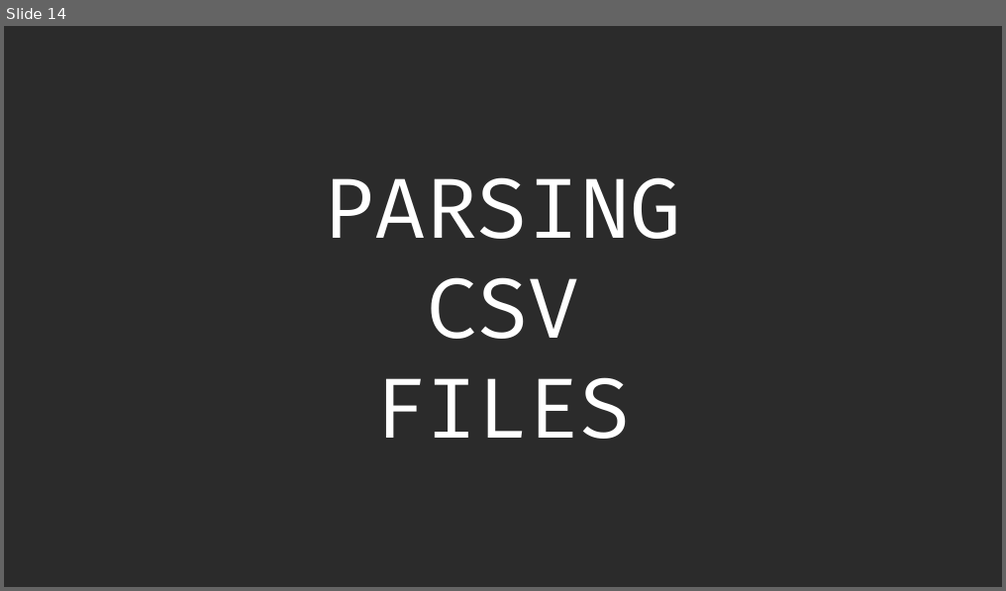
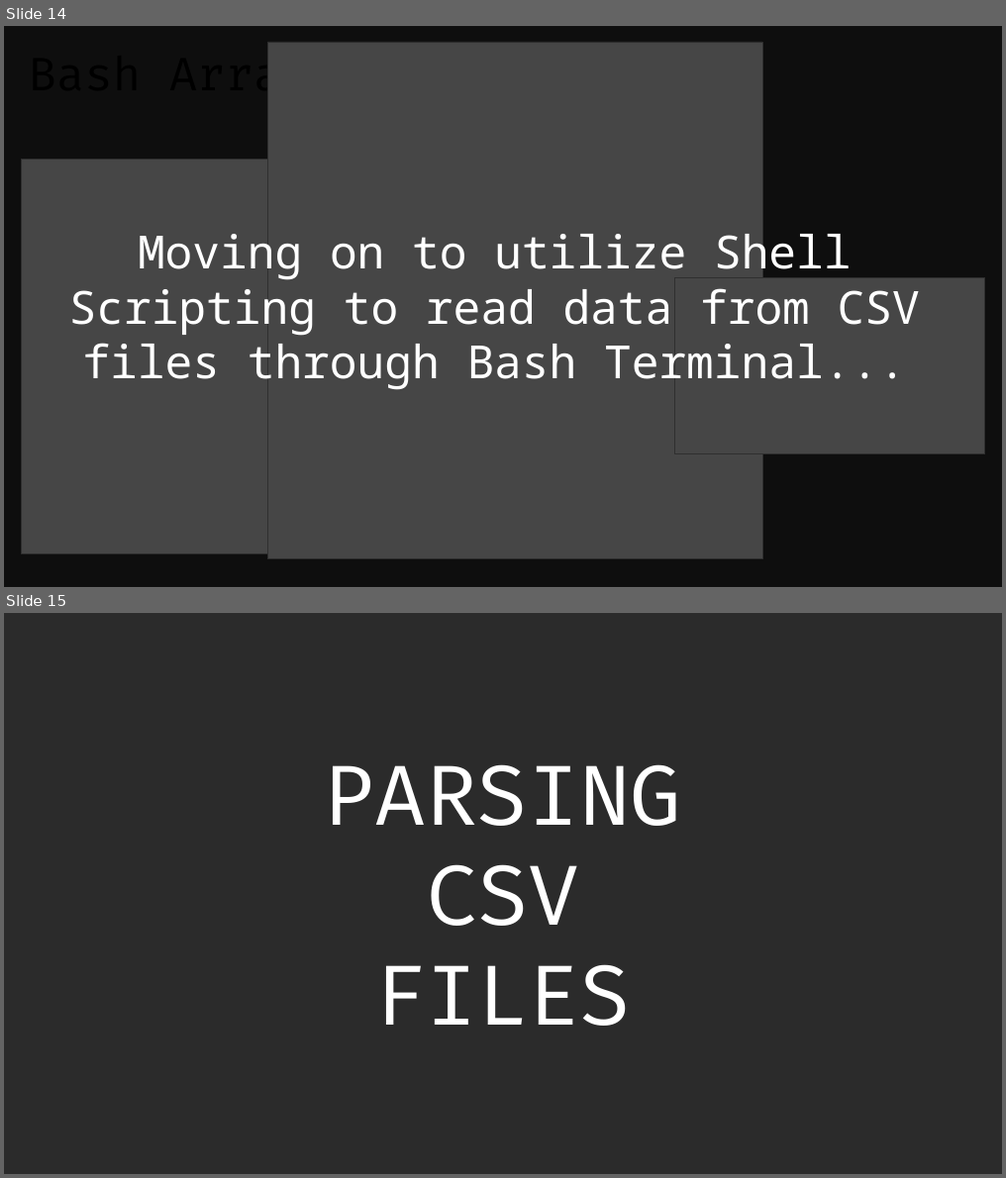
Before and after one commit to harshit-jain52/KOSS_Teaching_Task, a slide deck: Generating Report from CSV file using Shell Scripting.pptx. Shown one above the other, each under a label of ours: slide 14 before the commit, slides 14 and 15 after it. The pictures are 1006x591 and 1006x1178 pixels, drawn with LibreOffice and Linux fonts; fonts in the diff are those of the drawing; grey boxes stand for pictures; background and template pictures are left out; a plain dark background stands for a picture behind light text. Boxes give left, top, right and bottom in pixels: in the first picture for what was removed or moved away, otherwise in the second. Text is boxed around its words. In the diff, an @@ line names an element or a change of style, - is before the commit and + after.

Commit message:
Shell Scripting part over

```diff
--- a/Generating Report from CSV file using Shell Scripting.pptx
+++ b/Generating Report from CSV file using Shell Scripting.pptx
@@ slide 14 added at box(4, 26, 1002, 587), background picture (left out) @@
@@ rectangle added at box(4, 26, 1002, 587), fill #000000 at 66% opacity @@
@@ text added at box(169, 54, 338, 104), 44 pt, text #000000 @@
+Bash Arrays
@@ picture added at box(267, 42, 762, 559) @@
@@ picture added at box(21, 160, 405, 554) @@
@@ text added at box(69, 234, 920, 390), 44 pt, text #FFFFFF @@
+Moving on to utilize Shell Scripting to read data from CSV files through Bash Terminal...
@@ picture added at box(675, 278, 985, 455) @@
@@ what was slide 14 is now slide 15 @@
```
